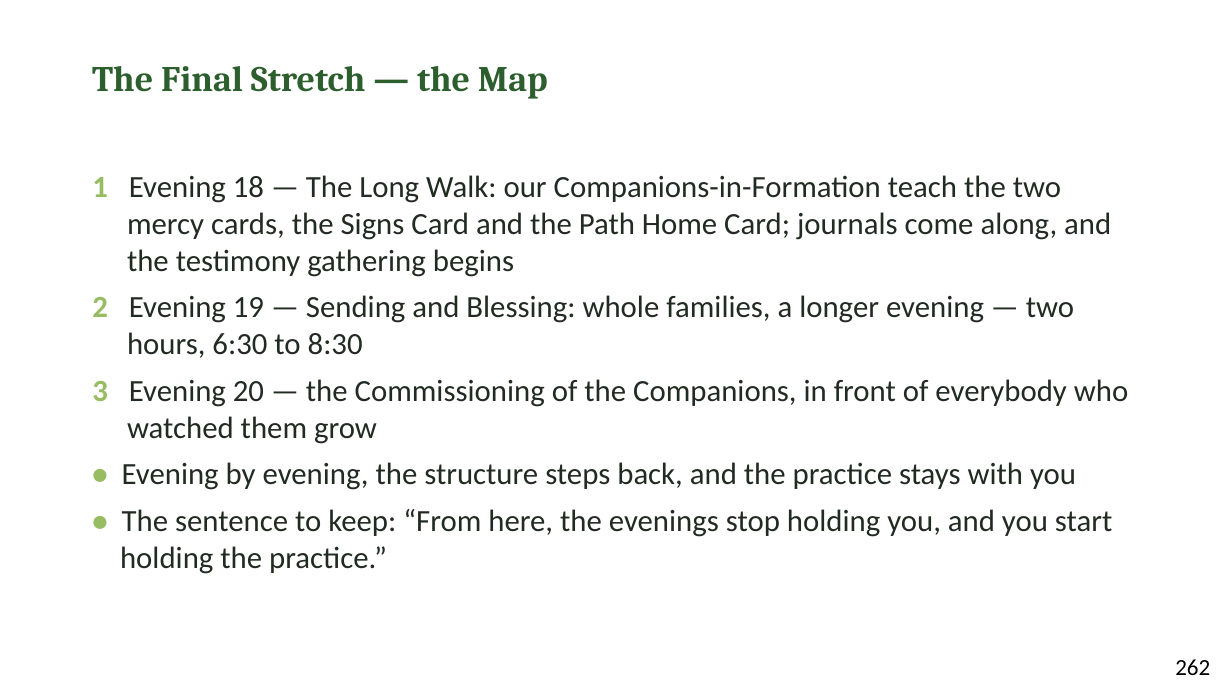
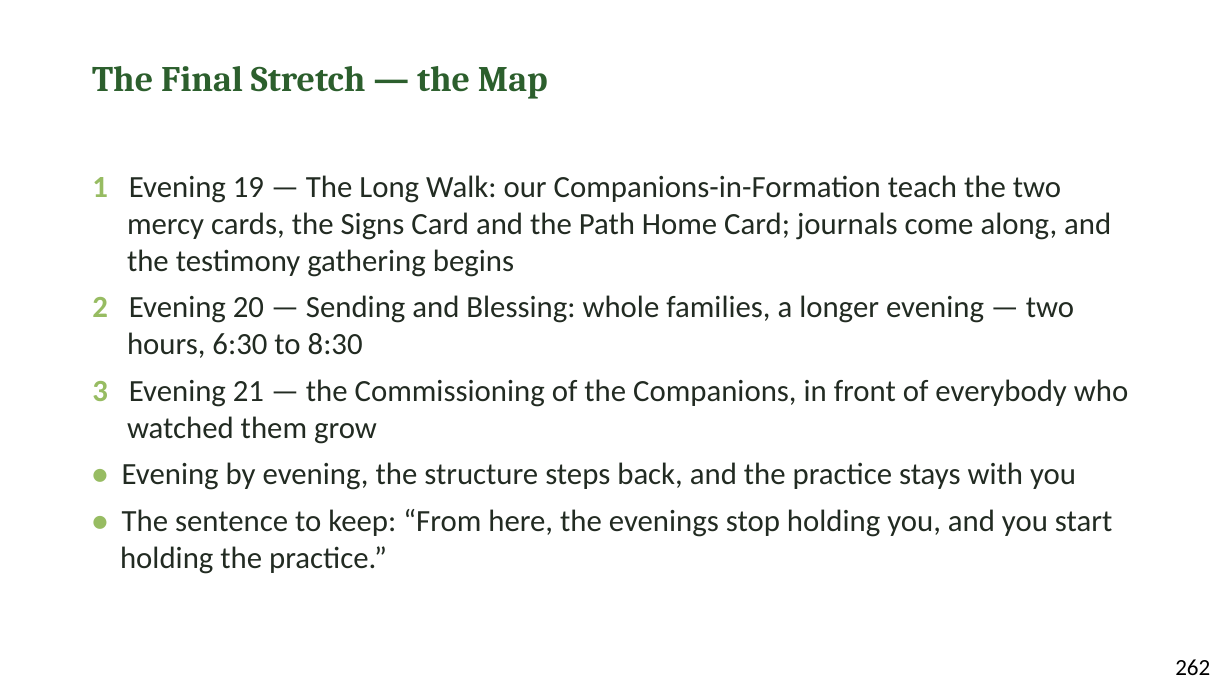
Before and after one commit to jgtittle-ministries/fellowship-of-the-heart-pilot-at-cca-dev, a slide deck: slide 8 of _implementation-notes/evening-series/FotH Evening Session 18 Slides DRAFT v1.pptx. Drawn at 1232x693 pixels with LibreOffice and Linux fonts; fonts in the diff are those of the drawing. Boxes give left, top, right and bottom in pixels: in the first picture for what was removed or moved away, otherwise in the second. Text is boxed around its words. In the diff, an @@ line names an element or a change of style, - is before the commit and + after.

```diff
--- a/_implementation-notes/evening-series/FotH Evening Session 18 Slides DRAFT v1.pptx
+++ b/_implementation-notes/evening-series/FotH Evening Session 18 Slides DRAFT v1.pptx
@@ text at [92, 175, 1128, 444]: text changed @@
-1 Evening 18 — The Long Walk: our Companions-in-Formation teach the two mercy cards, the Signs Card and the Path Home Card; journals come along, and the testimony gathering begins
-2 Evening 19 — Sending and Blessing: whole families, a longer evening — two hours, 6:30 to 8:30
-3 Evening 20 — the Commissioning of the Companions, in front of everybody who watched them grow
+1 Evening 19 — The Long Walk: our Companions-in-Formation teach the two mercy cards, the Signs Card and the Path Home Card; journals come along, and the testimony gathering begins
+2 Evening 20 — Sending and Blessing: whole families, a longer evening — two hours, 6:30 to 8:30
+3 Evening 21 — the Commissioning of the Companions, in front of everybody who watched them grow
```
Also in this commit, not shown: 5 other slides changed, 52 other files.
